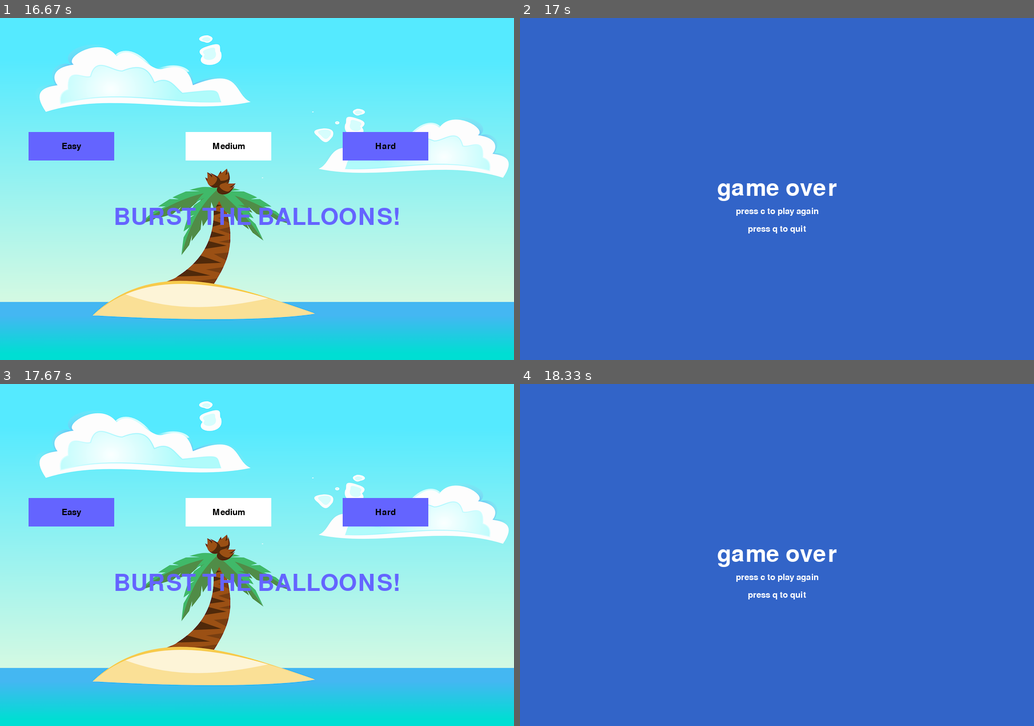
Above: before the commit, frames 1-4 (two rows, left to right).
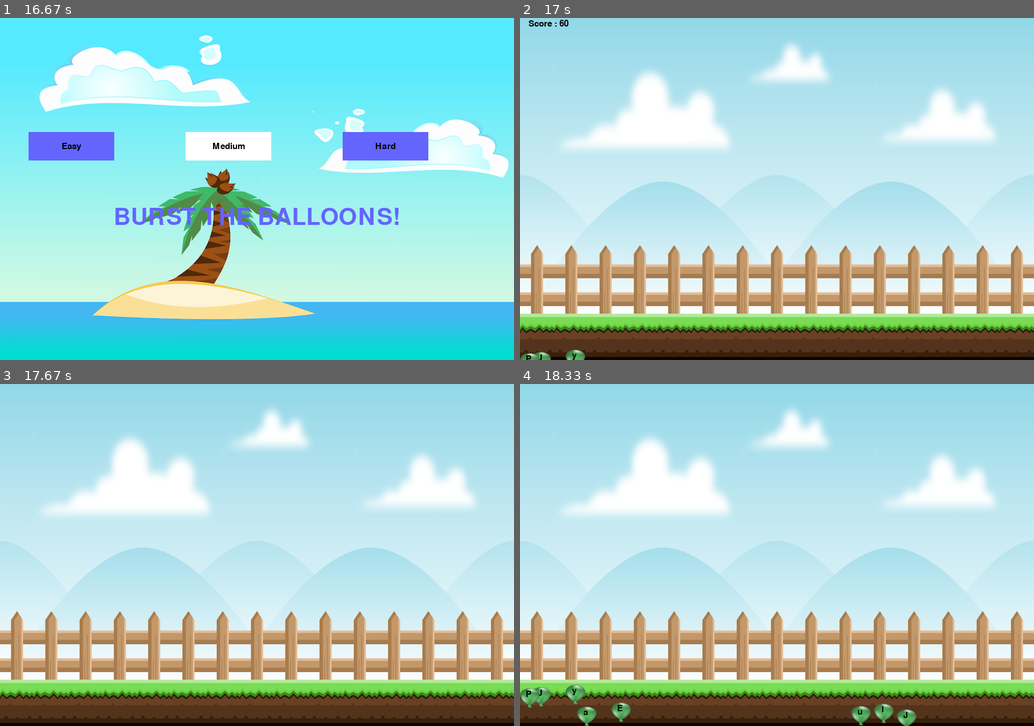
Above: after the commit, the same moments.

Repository: Snehal-Reddy/Pygame-project
Game: pygame game, started from pyg.py
Two runs of this game, one before a commit and one after it. Both use one fixed random seed, a clock stepped at 60 frames per second and the inputs below.
Inputs (mouse positions are in pixels of both pictures, inside the frame that each line leads up to):
- Up to frame 1 (16.67 s): click "play" at 0.38 s; click "Medium" at 0.73 s; tap Y at 1 s; hold A 1.33-1.87 s; tap Z at 1.9 s; hold S 2.23-2.7 s; tap E at 2.73 s; tap C at 3.07, 15.67 s; hold W 3.9-4.37 s; hold D 4.4-5.03 s; hold A 5.57-6.03 s; hold D 6.07-6.53 s; tap U at 6.22, 7.55 s; hold W 6.57-6.87 s; tap V at 6.72 s; hold D 6.9-7.37 s; tap T at 7.05 s; hold A 7.4-7.93 s; tap B at 8.3 s; click (195, 223) at 16.05 s; click "play" at 16.4 s
- Up to frame 2 (17 s): click "Easy" at 16.75 s
- Up to frame 3 (17.67 s): tap C at 17 s; click (77, 585) at 17.38 s
- Up to frame 4 (18.33 s): click (905, 513) at 17.73 s, where only the run before the commit has a clickable "Hard"

Frame 1 is identical in both runs. In frame 2, 100% of the frame differs, in the area x 0-100%, y 0-100%; in frame 3, 90%; in frame 4, 100%.

Commit message:
fixed exit bug

Diff:
--- a/pyg.py
+++ b/pyg.py
@@ -200,6 +200,9 @@
 
 
 def gameloop(level):
+	global balloony
+	global balloonx
+	global balloonl
 	ov = False
 	ex = False
 	#ov = False
@@ -238,6 +241,13 @@
 					if event.key == pygame.K_c:
 						ov = False
 						ex = False
+						balloonl=[]
+						balloonx=[]
+						balloony=[]
+						for i in range (0,20):
+							balloonx.append(round(random.randrange(0,870)//20)*20)
+							balloonl.append(random.choice(string.ascii_letters))
+							balloony.append(random.randrange(600,650))
 						intro()
 
 		gd.blit(bg1 , (0,0))
